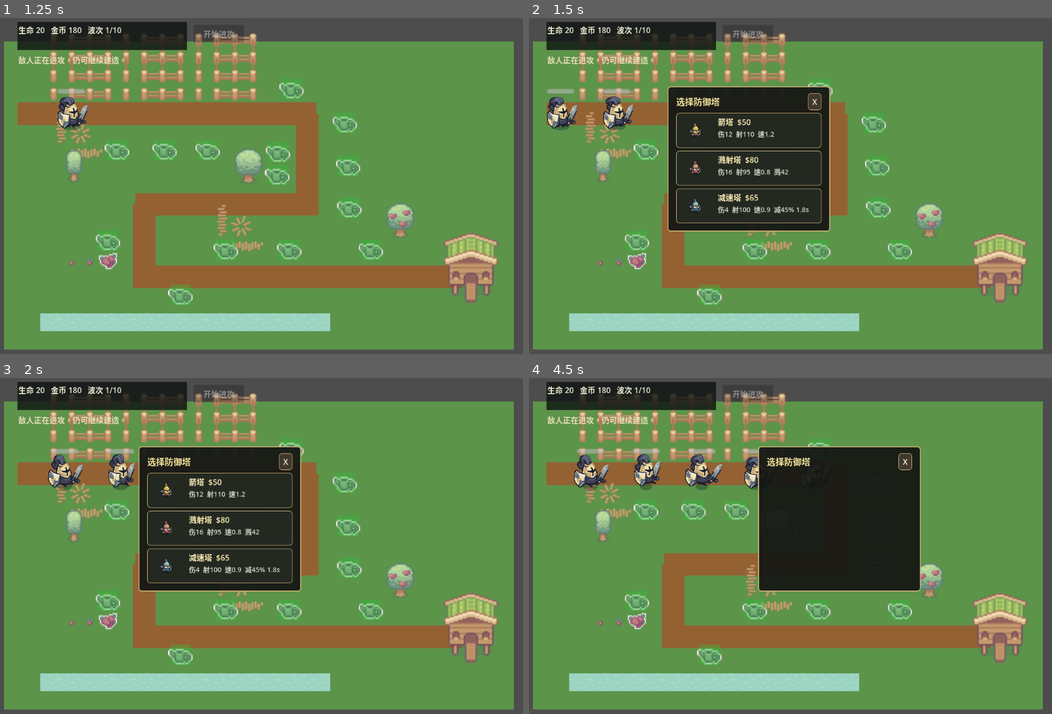
Above: before the commit, frames 1-4 (two rows, left to right).
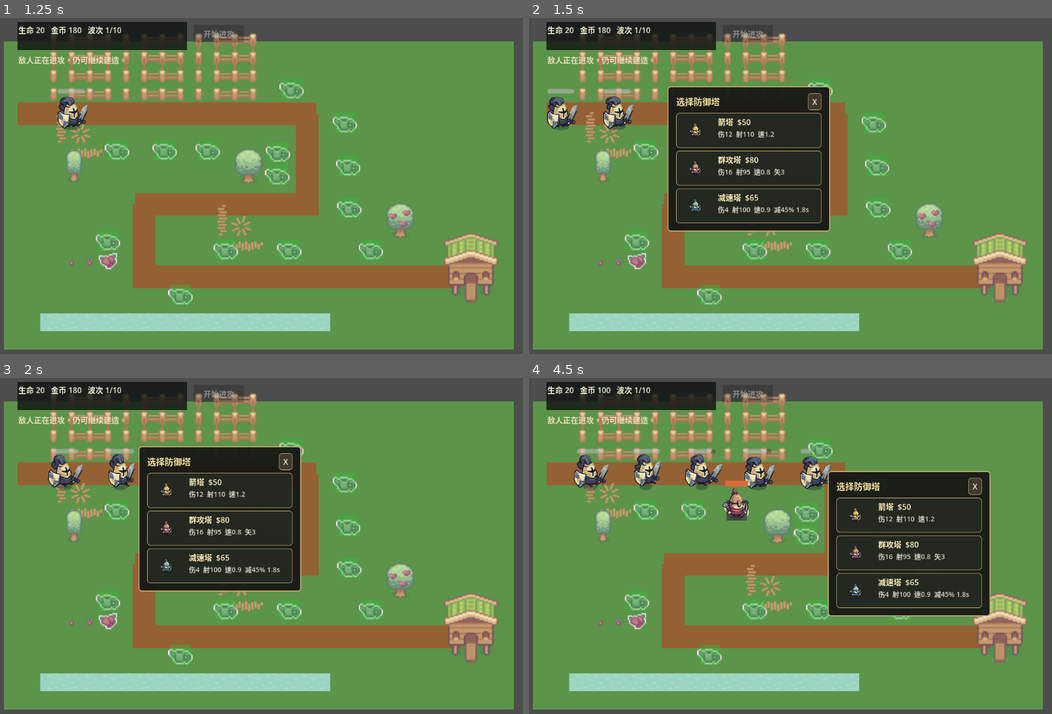
Above: after the commit, the same moments.

Repository: q107580018/croptails
Game: Godot game, scene res://scenes/Main.tscn
The game is run twice, just before and just after one commit, with the same random seed, the same clock (stepped at 60 frames per second) and the same inputs.
Inputs (mouse positions are in pixels of both pictures, inside the frame that each line leads up to):
- Up to frame 1 (1.25 s): click "开始进攻" at 0.5 s
- Up to frame 2 (1.5 s): move the mouse to (644, 149) at 1.27 s; click (644, 149) at 1.42 s
- Up to frame 3 (2 s): no input
- Up to frame 4 (4.5 s): click "X" at 2 s; move the mouse to (738, 509) at 2.77 s; click (738, 509) at 2.92 s; click (837, 529) at 3.52 s; move the mouse to (806, 535) at 4.27 s; click (806, 535) at 4.42 s

Frame 1 is identical in both runs. In frame 2, less than 0.1% of the frame differs, in the area x 36-50%, y 41-47%; in frame 3, less than 0.1%; in frame 4, 16%, in the area x 14-89%, y 2-72%.

Commit message:
增加敌人难度和建筑的升级系统，以及修复小bug

Diff:
--- a/resources/enemies/fast_enemy.tres
+++ b/resources/enemies/fast_enemy.tres
@@ -6,7 +6,7 @@
 [resource]
 script = ExtResource("1")
 display_name = "Fast Enemy"
-max_health = 24
+max_health = 48
 speed = 86.0
 reward = 7
 sprite_texture = ExtResource("2")
--- a/resources/enemies/normal_enemy.tres
+++ b/resources/enemies/normal_enemy.tres
@@ -6,7 +6,7 @@
 [resource]
 script = ExtResource("1")
 display_name = "Normal Enemy"
-max_health = 36
+max_health = 72
 speed = 58.0
 sprite_texture = ExtResource("2")
 sprite_scale = Vector2(0.35, 0.35)
--- a/resources/enemies/tank_enemy.tres
+++ b/resources/enemies/tank_enemy.tres
@@ -6,7 +6,7 @@
 [resource]
 script = ExtResource("1")
 display_name = "Tank Enemy"
-max_health = 90
+max_health = 180
 speed = 38.0
 reward = 14
 life_damage = 2
--- a/resources/towers/splash_tower.tres
+++ b/resources/towers/splash_tower.tres
@@ -8,13 +8,13 @@
 
 [resource]
 script = ExtResource("1")
-display_name = "Splash Tower"
+display_name = "Multi-shot Tower"
 role = 1
 cost = 80
 range = 95.0
 fire_rate = 0.75
 damage = 16
-splash_radius = 42.0
+multi_arrow_count = 3
 marker_color = Color(0.85, 0.42, 0.23, 1)
 menu_icon_texture = ExtResource("5_menu")
 idle_texture = ExtResource("2_idle")
--- a/resources/waves/wave_01.tres
+++ b/resources/waves/wave_01.tres
@@ -7,7 +7,7 @@
 [sub_resource type="Resource" id="Resource_1"]
 script = ExtResource("2")
 enemy = ExtResource("3")
-count = 6
+count = 12
 spawn_interval = 0.85
 
 [resource]
--- a/resources/waves/wave_02.tres
+++ b/resources/waves/wave_02.tres
@@ -7,7 +7,7 @@
 [sub_resource type="Resource" id="Resource_1"]
 script = ExtResource("2")
 enemy = ExtResource("3")
-count = 9
+count = 18
 spawn_interval = 0.75
 
 [resource]
--- a/resources/waves/wave_03.tres
+++ b/resources/waves/wave_03.tres
@@ -7,7 +7,7 @@
 [sub_resource type="Resource" id="Resource_1"]
 script = ExtResource("2")
 enemy = ExtResource("3")
-count = 7
+count = 14
 spawn_interval = 0.65
 
 [resource]
--- a/resources/waves/wave_04.tres
+++ b/resources/waves/wave_04.tres
@@ -8,12 +8,13 @@
 [sub_resource type="Resource" id="Resource_1"]
 script = ExtResource("2")
 enemy = ExtResource("3")
-count = 8
+count = 16
 spawn_interval = 0.65
 
 [sub_resource type="Resource" id="Resource_2"]
 script = ExtResource("2")
 enemy = ExtResource("4")
+count = 10
 spawn_interval = 0.6
 
 [resource]
--- a/resources/waves/wave_05.tres
+++ b/resources/waves/wave_05.tres
@@ -8,13 +8,13 @@
 [sub_resource type="Resource" id="Resource_1"]
 script = ExtResource("2")
 enemy = ExtResource("3")
-count = 4
+count = 8
 spawn_interval = 1.0
 
 [sub_resource type="Resource" id="Resource_2"]
 script = ExtResource("2")
 enemy = ExtResource("4")
-count = 6
+count = 12
 spawn_interval = 0.65
 
 [resource]
--- a/resources/waves/wave_06.tres
+++ b/resources/waves/wave_06.tres
@@ -7,7 +7,7 @@
 [sub_resource type="Resource" id="Resource_1"]
 script = ExtResource("2")
 enemy = ExtResource("3")
-count = 12
+count = 24
 spawn_interval = 0.5
 
 [resource]
--- a/resources/waves/wave_07.tres
+++ b/resources/waves/wave_07.tres
@@ -8,12 +8,13 @@
 [sub_resource type="Resource" id="Resource_1"]
 script = ExtResource("2")
 enemy = ExtResource("3")
+count = 10
 spawn_interval = 0.85
 
 [sub_resource type="Resource" id="Resource_2"]
 script = ExtResource("2")
 enemy = ExtResource("4")
-count = 8
+count = 16
 spawn_interval = 0.55
 
 [resource]
--- a/resources/waves/wave_08.tres
+++ b/resources/waves/wave_08.tres
@@ -8,13 +8,13 @@
 [sub_resource type="Resource" id="Resource_1"]
 script = ExtResource("2")
 enemy = ExtResource("3")
-count = 14
+count = 28
 spawn_interval = 0.45
 
 [sub_resource type="Resource" id="Resource_2"]
 script = ExtResource("2")
 enemy = ExtResource("4")
-count = 4
+count = 8
 spawn_interval = 0.75
 
 [resource]
--- a/resources/waves/wave_09.tres
+++ b/resources/waves/wave_09.tres
@@ -8,13 +8,13 @@
 [sub_resource type="Resource" id="Resource_1"]
 script = ExtResource("2")
 enemy = ExtResource("3")
-count = 14
+count = 28
 spawn_interval = 0.45
 
 [sub_resource type="Resource" id="Resource_2"]
 script = ExtResource("2")
 enemy = ExtResource("4")
-count = 6
+count = 12
 
 [resource]
 script = ExtResource("1")
--- a/resources/waves/wave_10.tres
+++ b/resources/waves/wave_10.tres
@@ -9,19 +9,19 @@
 [sub_resource type="Resource" id="Resource_1"]
 script = ExtResource("2")
 enemy = ExtResource("3")
-count = 12
+count = 24
 spawn_interval = 0.4
 
 [sub_resource type="Resource" id="Resource_2"]
 script = ExtResource("2")
 enemy = ExtResource("4")
-count = 12
+count = 24
 spawn_interval = 0.4
 
 [sub_resource type="Resource" id="Resource_3"]
 script = ExtResource("2")
 enemy = ExtResource("5")
-count = 8
+count = 16
 spawn_interval = 0.65
 
 [resource]
--- a/scripts/data/tower_config.gd
+++ b/scripts/data/tower_config.gd
@@ -1,7 +1,7 @@
 class_name TowerConfig
 extends Resource
 
-enum Role { ARROW, SPLASH, SLOW }
+enum Role { ARROW, MULTI_SHOT, SLOW }
 
 @export var display_name: String = "Tower"
 @export var role: Role = Role.ARROW
@@ -10,6 +10,7 @@
 @export var fire_rate: float = 1.0
 @export var damage: int = 8
 @export var splash_radius: float = 0.0
+@export var multi_arrow_count: int = 3
 @export_range(0.1, 1.0) var slow_multiplier: float = 1.0
 @export var slow_duration: float = 0.0
 @export var marker_color: Color = Color.WHITE
@@ -17,3 +18,6 @@
 @export var idle_texture: Texture2D
 @export var shoot_texture: Texture2D
 @export var projectile_texture: Texture2D
+@export var max_level: int = 3
+@export var upgrade_cost: int = 40
+@export var upgrade_factor: float = 1.25
--- a/scripts/game/main.gd
+++ b/scripts/game/main.gd
@@ -38,10 +38,13 @@
 func _ready() -> void:
 	hud.setup(self)
 	hud.build_selected.connect(_on_hud_build_selected)
+	hud.tower_upgrade.connect(_on_hud_tower_upgrade)
+	hud.tower_recycle.connect(_on_hud_tower_recycle)
 	for slot_node: Node in tower_slots.get_children():
 		if slot_node is TowerSlot:
 			var slot := slot_node as TowerSlot
 			slot.build_requested.connect(_on_slot_build_requested)
+			slot.tower_clicked.connect(_on_slot_tower_clicked)
 	state_machine.setup(self)
 	_emit_stats()
 	show_restart(false)
@@ -69,6 +72,7 @@
 func set_building_enabled(enabled: bool) -> void:
 	if not enabled:
 		hud.hide_build_menu()
+		hud.hide_tower_action_menu()
 	for slot_node: Node in tower_slots.get_children():
 		if slot_node is TowerSlot:
 			(slot_node as TowerSlot).set_enabled(enabled)
@@ -100,8 +104,16 @@
 	enemy_path.add_child(enemy)
 
 func _on_slot_build_requested(slot: TowerSlot) -> void:
+	hud.hide_tower_action_menu()
 	var menu_position := slot.get_global_transform_with_canvas().origin
 	hud.show_build_menu(slot, tower_configs, coins, menu_position)
+
+func _on_slot_tower_clicked(slot: TowerSlot) -> void:
+	hud.hide_build_menu()
+	var tower := slot.current_tower
+	if tower:
+		var menu_position := slot.get_global_transform_with_canvas().origin
+		hud.show_tower_action_menu(tower, coins, menu_position)
 
 func _on_hud_build_selected(slot: TowerSlot, tower_index: int) -> void:
 	if slot == null or slot.occupied:
@@ -115,10 +127,32 @@
 	coins -= config.cost
 	var tower := tower_scene.instantiate() as Tower
 	tower.config = config
+	tower.built_on_slot = slot
+	slot.current_tower = tower
 	towers.add_child(tower)
 	tower.global_position = slot.global_position
 	slot.mark_occupied()
 	hud.hide_build_menu()
+	_emit_stats()
+
+func _on_hud_tower_upgrade(tower: Tower) -> void:
+	if not tower.can_upgrade():
+		return
+	var cost := tower.get_upgrade_cost()
+	if coins < cost:
+		set_status("金币不足，无法升级 %s。" % tower.config.display_name)
+		return
+	coins -= cost
+	tower.upgrade()
+	hud.hide_tower_action_menu()
+	_emit_stats()
+
+func _on_hud_tower_recycle(tower: Tower) -> void:
+	var refund := tower.get_refund_value()
+	coins += refund
+	tower.built_on_slot.reset_slot()
+	tower.queue_free()
+	hud.hide_tower_action_menu()
 	_emit_stats()
 
 func _on_enemy_died(_enemy: Enemy, reward: int) -> void:
--- a/scripts/game/tower.gd
+++ b/scripts/game/tower.gd
@@ -13,6 +13,8 @@
 @onready var range_shape: CollisionShape2D = $RangeShape
 
 var cooldown: float = 0.0
+var level: int = 1
+var built_on_slot: TowerSlot
 
 func _ready() -> void:
 	sprite.animation_finished.connect(_on_sprite_animation_finished)
@@ -26,7 +28,7 @@
 	var target := _find_target()
 	if target:
 		_attack(target)
-		cooldown = 1.0 / config.fire_rate
+		cooldown = 1.0 / _effective_fire_rate()
 
 func apply_config(new_config: TowerConfig) -> void:
 	config = new_config
@@ -35,7 +37,7 @@
 		sprite.sprite_frames = _build_sprite_frames()
 		sprite.play(&"idle")
 		var circle := CircleShape2D.new()
-		circle.radius = config.range
+		circle.radius = _effective_range()
 		range_shape.shape = circle
 
 func _find_target() -> Enemy:
@@ -50,28 +52,31 @@
 				best_distance = distance
 	return best
 
+func _find_targets(count: int) -> Array[Enemy]:
+	var enemies: Array[Enemy] = []
+	for area: Area2D in get_overlapping_areas():
+		var enemy := area.get_parent() as Enemy
+		if enemy:
+			enemies.append(enemy)
+	enemies.sort_custom(func(a: Enemy, b: Enemy): return a.distance_to_goal() < b.distance_to_goal())
+	return enemies.slice(0, count)
+
 func _attack(target: Enemy) -> void:
 	sprite.flip_h = target.global_position.x < global_position.x
 	sprite.play(&"shoot")
-	_spawn_projectile(target.global_position)
-	target.take_damage(config.damage)
 	match config.role:
-		TowerConfig.Role.SPLASH:
-			_apply_splash(target.global_position, target)
+		TowerConfig.Role.MULTI_SHOT:
+			var targets := _find_targets(config.multi_arrow_count)
+			for t: Enemy in targets:
+				_spawn_projectile(t.global_position)
+				t.take_damage(_effective_damage())
 		TowerConfig.Role.SLOW:
+			_spawn_projectile(target.global_position)
+			target.take_damage(_effective_damage())
 			target.apply_slow(config.slow_multiplier, config.slow_duration)
 		_:
-			pass
-
-func _apply_splash(center: Vector2, target: Enemy) -> void:
-	if config.splash_radius <= 0.0:
-		return
-	for node: Node in get_tree().get_nodes_in_group("enemies"):
-		if node is Enemy:
-			var enemy := node as Enemy
-			if enemy != target and enemy.global_position.distance_to(center) <= config.splash_radius:
-				enemy.take_damage(maxi(1, int(config.damage * 0.5)))
-
+			_spawn_projectile(target.global_position)
+			target.take_damage(_effective_damage())
 
 func _spawn_projectile(target_position: Vector2) -> void:
 	if config.projectile_texture == null:
@@ -89,6 +94,30 @@
 			if projectiles:
 				return projectiles
 	return get_parent()
+
+func _effective_damage() -> int:
+	return int(roundi(config.damage * pow(config.upgrade_factor, level - 1)))
+
+func _effective_range() -> float:
+	return config.range * pow(1.08, level - 1)
+
+func _effective_fire_rate() -> float:
+	return config.fire_rate * pow(1.06, level - 1)
+
+func can_upgrade() -> bool:
+	return level < config.max_level
+
+func get_upgrade_cost() -> int:
+	return config.upgrade_cost * level
+
+func get_refund_value() -> int:
+	return int(config.cost * 0.8 + (level - 1) * config.upgrade_cost * 0.8)
+
+func upgrade() -> void:
+	level += 1
+	var circle := CircleShape2D.new()
+	circle.radius = _effective_range()
+	range_shape.shape = circle
 
 func _build_sprite_frames() -> SpriteFrames:
 	var frames := SpriteFrames.new()
--- a/scripts/game/tower_slot.gd
+++ b/scripts/game/tower_slot.gd
@@ -2,11 +2,13 @@
 extends Area2D
 
 signal build_requested(slot: TowerSlot)
+signal tower_clicked(slot: TowerSlot)
 
 @onready var marker: ColorRect = $Marker
 
 var occupied: bool = false
 var building_enabled: bool = true
+var current_tower: Tower
 
 func _ready() -> void:
 	input_event.connect(_on_input_event)
@@ -21,10 +23,14 @@
 
 func reset_slot() -> void:
 	occupied = false
+	current_tower = null
 	marker.color = Color(0.2, 0.7, 0.2, 0.65)
 
 func _on_input_event(_viewport: Node, event: InputEvent, _shape_idx: int) -> void:
-	if not building_enabled or occupied:
+	if not building_enabled:
 		return
 	if event is InputEventMouseButton and event.button_index == MOUSE_BUTTON_LEFT and event.pressed:
-		build_requested.emit(self)
+		if occupied:
+			tower_clicked.emit(self)
+		else:
+			build_requested.emit(self)
--- a/scripts/ui/build_menu.gd
+++ b/scripts/ui/build_menu.gd
@@ -45,7 +45,7 @@
 func hide_menu() -> void:
 	visible = false
 	selected_slot = null
-	current_tower_configs.clear()
+	current_tower_configs = []
 
 
 func _bind_nodes() -> void:
--- a/scripts/ui/hud.gd
+++ b/scripts/ui/hud.gd
@@ -2,6 +2,8 @@
 extends Control
 
 signal build_selected(slot: TowerSlot, tower_index: int)
+signal tower_upgrade(tower: Tower)
+signal tower_recycle(tower: Tower)
 
 @export var build_menu_scene: PackedScene = preload("res://scenes/ui/BuildMenu.tscn")
 
@@ -15,6 +17,17 @@
 
 var game: Main
 var build_menu: BuildMenu
+var tower_action_menu: PanelContainer
+var tower_action_backdrop: ColorRect
+var tower_action_upgrade: Button
+var tower_action_recycle: Button
+var tower_action_close: Button
+var tower_action_title: Label
+var current_tower: Tower
+
+const ACTION_MENU_SIZE := Vector2(200, 140)
+const ACTION_MENU_MARGIN := 12.0
+const ACTION_MENU_OFFSET := Vector2(18.0, -120.0)
 
 
 func setup(game_node: Main) -> void:
@@ -28,6 +41,7 @@
 	restart_button.pressed.connect(game.restart)
 	_apply_hud_style()
 	_create_build_menu_instance()
+	_create_tower_action_menu()
 
 
 func set_start_wave_enabled(enabled: bool) -> void:
@@ -39,12 +53,46 @@
 
 
 func show_build_menu(slot: TowerSlot, tower_configs: Array[TowerConfig], coins: int, target_position: Vector2) -> void:
+	hide_tower_action_menu()
 	build_menu.show_for_slot(slot, tower_configs, coins, target_position)
 
 
 func hide_build_menu() -> void:
 	if build_menu:
 		build_menu.hide_menu()
+
+
+func show_tower_action_menu(tower: Tower, coins: int, target_position: Vector2) -> void:
+	current_tower = tower
+	var can_up := tower.can_upgrade()
+	var up_cost := tower.get_upgrade_cost()
+	tower_action_title.text = "%s Lv.%d" % [_localized_name(tower.config), tower.level]
+	tower_action_upgrade.text = "升级 $%d" % up_cost if can_up else "已满级"
+	tower_action_upgrade.disabled = not can_up or coins < up_cost
+	tower_action_recycle.text = "回收 $%d" % tower.get_refund_value()
+	tower_action_menu.position = _clamped_action_position(target_position)
+	tower_action_backdrop.visible = true
+	tower_action_menu.visible = true
+	tower_action_menu.move_to_front()
+
+
+func hide_tower_action_menu() -> void:
+	if tower_action_backdrop:
+		tower_action_backdrop.visible = false
+	if tower_action_menu:
+		tower_action_menu.visible = false
+	current_tower = null
+
+
+func _on_backdrop_input(event: InputEvent) -> void:
+	if event is InputEventMouseButton and event.button_index == MOUSE_BUTTON_LEFT and event.pressed:
+		hide_tower_action_menu()
+
+
+func _style_close_button(button: Button) -> void:
+	button.add_theme_color_override("font_color", Color(0.85, 0.82, 0.7))
+	button.add_theme_stylebox_override("normal", _style_box(Color(0.15, 0.12, 0.08, 0.0), Color.TRANSPARENT, 0))
+	button.add_theme_stylebox_override("hover", _style_box(Color(0.65, 0.18, 0.16, 0.8), Color(0.9, 0.3, 0.25), 1))
 
 
 func _on_stats_changed(lives: int, coins: int, wave: int, max_waves: int) -> void:
@@ -53,6 +101,12 @@
 	wave_label.text = "波次 %d/%d" % [wave, max_waves]
 	if build_menu:
 		build_menu.update_coins(coins)
+	if tower_action_menu and tower_action_menu.visible and current_tower:
+		var can_up := current_tower.can_upgrade()
+		var up_cost := current_tower.get_upgrade_cost()
+		tower_action_upgrade.text = "升级 $%d" % up_cost if can_up else "已满级"
+		tower_action_upgrade.disabled = not can_up or coins < up_cost
+		tower_action_recycle.text = "回收 $%d" % current_tower.get_refund_value()
 
 
 func _on_status_changed(text: String) -> void:
@@ -85,6 +139,97 @@
 	add_child(build_menu)
 
 
+func _create_tower_action_menu() -> void:
+	tower_action_menu = PanelContainer.new()
+	tower_action_menu.custom_minimum_size = ACTION_MENU_SIZE
+	tower_action_menu.visible = false
+
+	var panel_style := StyleBoxFlat.new()
+	panel_style.bg_color = Color(0.08, 0.1, 0.06, 0.94)
+	panel_style.border_color = Color(0.79, 0.69, 0.45, 1.0)
+	panel_style.set_border_width_all(1)
+	panel_style.set_corner_radius_all(8)
+	tower_action_menu.add_theme_stylebox_override("panel", panel_style)
+
+	var margin := MarginContainer.new()
+	margin.add_theme_constant_override("margin_left", 10)
+	margin.add_theme_constant_override("margin_top", 8)
+	margin.add_theme_constant_override("margin_right", 10)
+	margin.add_theme_constant_override("margin_bottom", 8)
+
+	var vbox := VBoxContainer.new()
+	vbox.add_theme_constant_override("separation", 6)
+
+	var header := HBoxContainer.new()
+	tower_action_title = Label.new()
+	tower_action_title.horizontal_alignment = HORIZONTAL_ALIGNMENT_CENTER
+	tower_action_title.size_flags_horizontal = Control.SIZE_EXPAND_FILL
+	tower_action_title.add_theme_color_override("font_color", Color(0.98, 0.94, 0.78))
+	header.add_child(tower_action_title)
+
+	tower_action_close = Button.new()
+	tower_action_close.text = "✕"
+	tower_action_close.custom_minimum_size = Vector2(24, 24)
+	tower_action_close.pressed.connect(hide_tower_action_menu)
+	_style_close_button(tower_action_close)
+	header.add_child(tower_action_close)
+	vbox.add_child(header)
+
+	tower_action_upgrade = Button.new()
+	tower_action_upgrade.custom_minimum_size = Vector2(0, 34)
+	tower_action_upgrade.pressed.connect(_on_upgrade_pressed)
+	_style_button(tower_action_upgrade, Color(0.23, 0.42, 0.55))
+	vbox.add_child(tower_action_upgrade)
+
+	tower_action_recycle = Button.new()
+	tower_action_recycle.custom_minimum_size = Vector2(0, 34)
+	tower_action_recycle.pressed.connect(_on_recycle_pressed)
+	_style_button(tower_action_recycle, Color(0.45, 0.18, 0.16))
+	vbox.add_child(tower_action_recycle)
+
+	margin.add_child(vbox)
+	tower_action_menu.add_child(margin)
+	add_child(tower_action_menu)
+
+	tower_action_backdrop = ColorRect.new()
+	tower_action_backdrop.color = Color(0, 0, 0, 0.01)
+	tower_action_backdrop.set_anchors_preset(Control.PRESET_FULL_RECT)
+	tower_action_backdrop.mouse_filter = Control.MOUSE_FILTER_STOP
+	tower_action_backdrop.gui_input.connect(_on_backdrop_input)
+	tower_action_backdrop.visible = false
+	add_child(tower_action_backdrop)
+	move_child(tower_action_backdrop, tower_action_menu.get_index())
+
+
+func _on_upgrade_pressed() -> void:
+	if current_tower:
+		tower_upgrade.emit(current_tower)
+
+
+func _on_recycle_pressed() -> void:
+	if current_tower:
+		tower_recycle.emit(current_tower)
+
+
+func _localized_name(config: TowerConfig) -> String:
+	match config.role:
+		TowerConfig.Role.MULTI_SHOT:
+			return "群攻塔"
+		TowerConfig.Role.SLOW:
+			return "减速塔"
+		_:
+			return "箭塔"
+
+
+func _clamped_action_position(target_position: Vector2) -> Vector2:
+	var viewport_size := get_viewport_rect().size
+	var menu_size := ACTION_MENU_SIZE
+	var next_position := target_position + ACTION_MENU_OFFSET
+	next_position.x = clampf(next_position.x, ACTION_MENU_MARGIN, viewport_size.x - menu_size.x - ACTION_MENU_MARGIN)
+	next_position.y = clampf(next_position.y, ACTION_MENU_MARGIN, viewport_size.y - menu_size.y - ACTION_MENU_MARGIN)
+	return next_position
+
+
 func _style_label(label: Label) -> void:
 	label.add_theme_color_override("font_color", Color(0.95, 0.94, 0.84))
 
--- a/scripts/ui/tower_option.gd
+++ b/scripts/ui/tower_option.gd
@@ -58,8 +58,8 @@
 
 func _localized_tower_name(config: TowerConfig) -> String:
 	match config.role:
-		TowerConfig.Role.SPLASH:
-			return "溅射塔"
+		TowerConfig.Role.MULTI_SHOT:
+			return "群攻塔"
 		TowerConfig.Role.SLOW:
 			return "减速塔"
 		_:
@@ -72,8 +72,8 @@
 		"射%d" % int(config.range),
 		"速%.1f" % config.fire_rate,
 	]
-	if config.role == TowerConfig.Role.SPLASH:
-		parts.append("溅%d" % int(config.splash_radius))
+	if config.role == TowerConfig.Role.MULTI_SHOT:
+		parts.append("矢%d" % config.multi_arrow_count)
 	elif config.role == TowerConfig.Role.SLOW:
 		parts.append("减%.0f%% %.1fs" % [(1.0 - config.slow_multiplier) * 100.0, config.slow_duration])
 	return "  ".join(parts)
